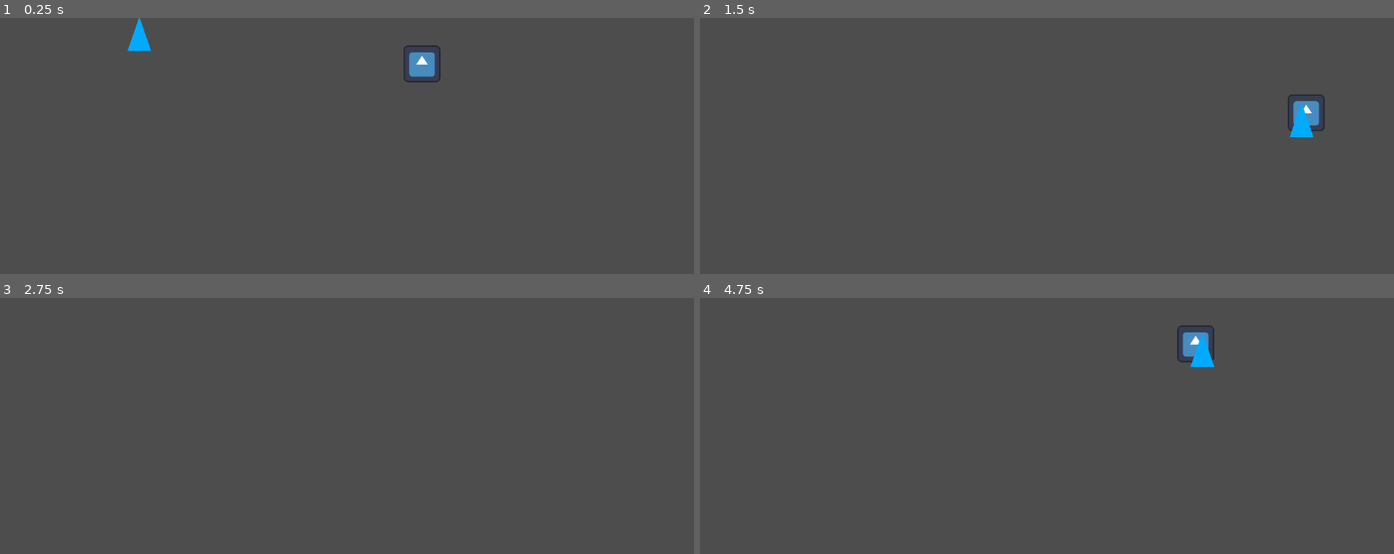
Above: before the commit, frames 1-4 (two rows, left to right).
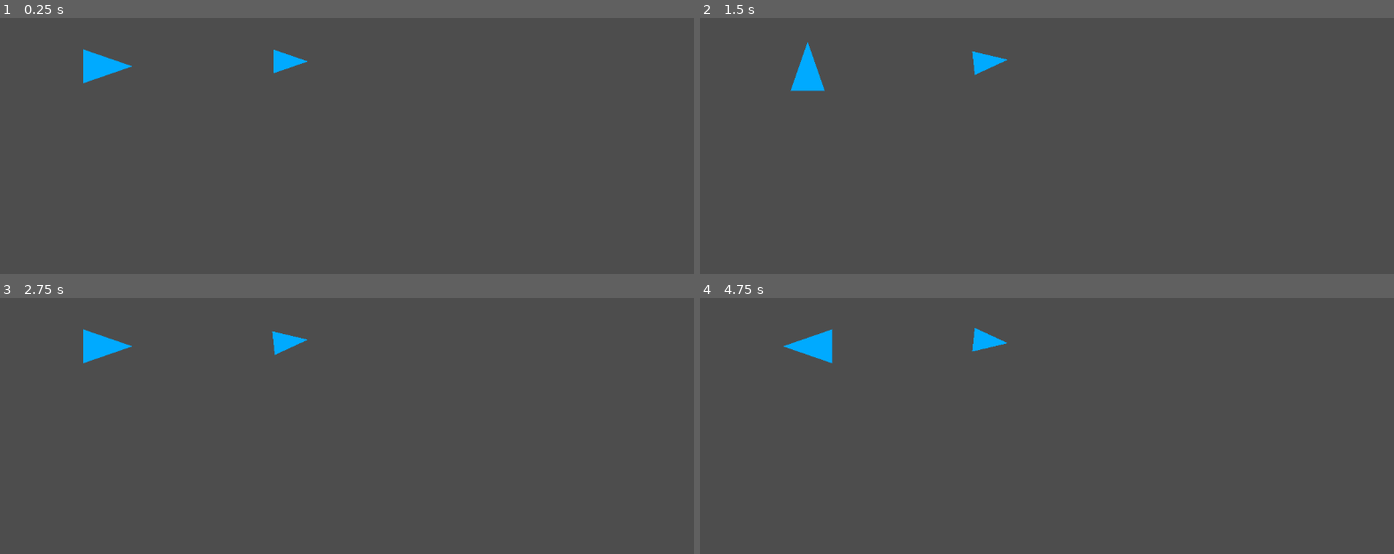
Above: after the commit, the same moments.

Repository: jjca/proyecto-1-ci6450
Game: Godot game, scene res://scenes/main.tscn
Two runs of this game, one before a commit and one after it. Both use one fixed random seed, a clock stepped at 60 frames per second and the inputs below. The engine's default icon, where the game draws it, is replaced by a stand-in: a white triangle on a blue panel in a dark square.
Inputs:
- Up to frame 1 (0.25 s): no input
- Up to frame 2 (1.5 s): hold Right (ui_right) 0.53-1.28 s; hold Down (ui_down) from 1.28 s (still down)
- Up to frame 3 (2.75 s): release Down (ui_down) at 2.03 s; hold Right (ui_right) from 2.03 s (still down)
- Up to frame 4 (4.75 s): tap Enter at 2.75 s; release Right (ui_right) at 2.78 s; hold Up (ui_up) 2.78-3.53 s; tap Space at 3.5 s; hold Left (ui_left) from 3.53 s (still down)

The runs differ from the first frame. In frame 1, 1.5% of the frame differs, in the area x 11-64%, y 0-26%; in frame 2, 1.3%; in frame 3, 0.7%; in frame 4, 1.4%.

Commit message:
otras cosas

Diff:
--- a/scenes/main.tscn
+++ b/scenes/main.tscn
@@ -7,11 +7,19 @@
 [ext_resource type="PackedScene" uid="uid://bw6mjwo6nxhmn" path="res://scenes/kinematic_wandering.tscn" id="5_l0mgh"]
 [ext_resource type="PackedScene" uid="uid://bqh1aai30nbu0" path="res://scenes/dynamic_seek.tscn" id="6_3b0ps"]
 [ext_resource type="PackedScene" uid="uid://b28174igw5lqv" path="res://scenes/dynamic_flee.tscn" id="7_xgqkc"]
+[ext_resource type="PackedScene" uid="uid://pyl503btqw6j" path="res://scenes/dynamic_arrive.tscn" id="8_sidia"]
+[ext_resource type="PackedScene" uid="uid://d0dh1bgtnkiye" path="res://scenes/align.tscn" id="9_hpiaj"]
+[ext_resource type="PackedScene" uid="uid://7woqug585n18" path="res://scenes/velocity_matching.tscn" id="10_qvd21"]
+[ext_resource type="PackedScene" uid="uid://bext01h3xcr4w" path="res://scenes/persue_evade.tscn" id="11_xhe5g"]
 
 [node name="Main" type="Node"]
 
+[node name="Align" parent="." instance=ExtResource("9_hpiaj")]
+position = Vector2(495, 71)
+
 [node name="Node2D" parent="." instance=ExtResource("1_20leh")]
-position = Vector2(709, 75)
+visible = false
+position = Vector2(503, 310)
 
 [node name="KinematicSeek" parent="." instance=ExtResource("2_0c8co")]
 visible = false
@@ -26,6 +34,17 @@
 visible = false
 
 [node name="DynamicSeek" parent="." instance=ExtResource("6_3b0ps")]
+visible = false
 
 [node name="DynamicFlee" parent="." instance=ExtResource("7_xgqkc")]
 visible = false
+
+[node name="DynamicArrive" parent="." instance=ExtResource("8_sidia")]
+visible = false
+
+[node name="VelocityMatching" parent="." instance=ExtResource("10_qvd21")]
+visible = false
+position = Vector2(144, 266)
+
+[node name="Persue_Evade" parent="." instance=ExtResource("11_xhe5g")]
+visible = false
--- a/scripts/node_2d.gd
+++ b/scripts/node_2d.gd
@@ -3,6 +3,7 @@
 var speed : int = 400
 var orientation : float
 var angular : float
+var velocity : Vector2
 # Called when the node enters the scene tree for the first time.
 func _ready() -> void:
 	pass # Replace with function body.
@@ -14,7 +15,7 @@
 
 
 func update(delta: float):
-	var velocity = Vector2.ZERO
+	velocity = Vector2.ZERO
 
 	if Input.is_action_pressed("ui_down"):
 		velocity.y += 1
@@ -23,6 +24,15 @@
 	if Input.is_action_pressed("ui_right"):
 		velocity.x += 1
 	if Input.is_action_pressed("ui_left"):
+		velocity.x -= 1
+
+	if Input.is_action_pressed("w"):
+		velocity.y += 1
+	if Input.is_action_pressed("s"):
+		velocity.y -= 1
+	if Input.is_action_pressed("d"):
+		velocity.x += 1
+	if Input.is_action_pressed("a"):
 		velocity.x -= 1
 
 	#rotation = angular * delta
Binary file added: assets/triangle-svgrepo-com_rotated.png
Not shown, added: assets/triangle-svgrepo-com_rotated.png.import
Not shown: 1 places in scenes/main.tscn that only renumber resources
